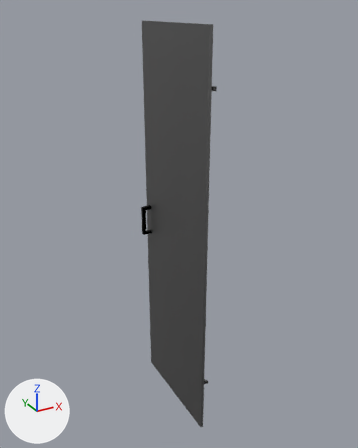
The COLLADA model iai_apartment/meshes/visual/wardrobe_door_right.dae: old version first, new version second.
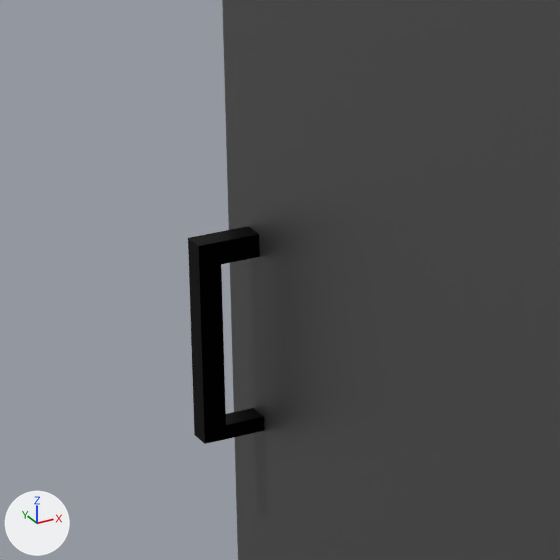
Old and new are each drawn whole from a 50 mm lens placed at (-0.89, -1.398, 1.851), pointed at (0.019, 0.255, 1.025) and again close up on the part from 32% to 54% of the width and 39% to 56% of the height. The axes (+X, +Y, +Z) are drawn at lower left. The lights are the same throughout. Where no turn or scale is listed for an object, it has been applied to the vertices.

Names of what the first close-up shows: 'SM_Kleiderschrank_TürRechts'.
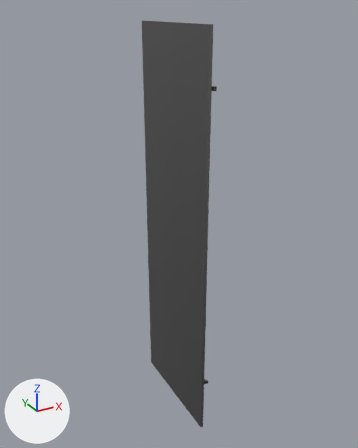
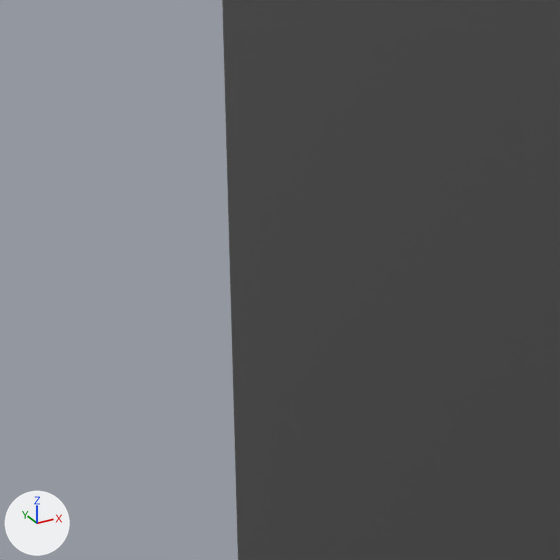
Edits to the bpy script that builds the scene:
```text
Change me_sm_kleiderschrank_türrechts:
    where me_sm_kleiderschrank_türrechts.from_pydata(...)  # 10195 vertices, 20172 faces; spans x -0.05..0.02, y 0.0..0.5, z 0.15..1.8
    used by ob_sm_kleiderschrank_türrechts; location = (0.0, 0.0, 0.0)
    me_sm_kleiderschrank_türrechts part 1: the loose piece of 24 vertices spanning x -0.05..0.0, y 0.46..0.47, z 0.91..1.04 is deleted
    remove me_sm_kleiderschrank_türrechts.materials.append(mat_m_metal_dark_002)  # black #000000
```

Changed parts and their boxes [x1, y1, x2, y2] in the close-ups (560 x 560 px):
'SM_Kleiderschrank_TürRechts', reshaped: before [188, 0, 560, 560]; after [222, 0, 560, 560]
part 1 of me_sm_kleiderschrank_türrechts, deleted (black): before [188, 226, 264, 444]
